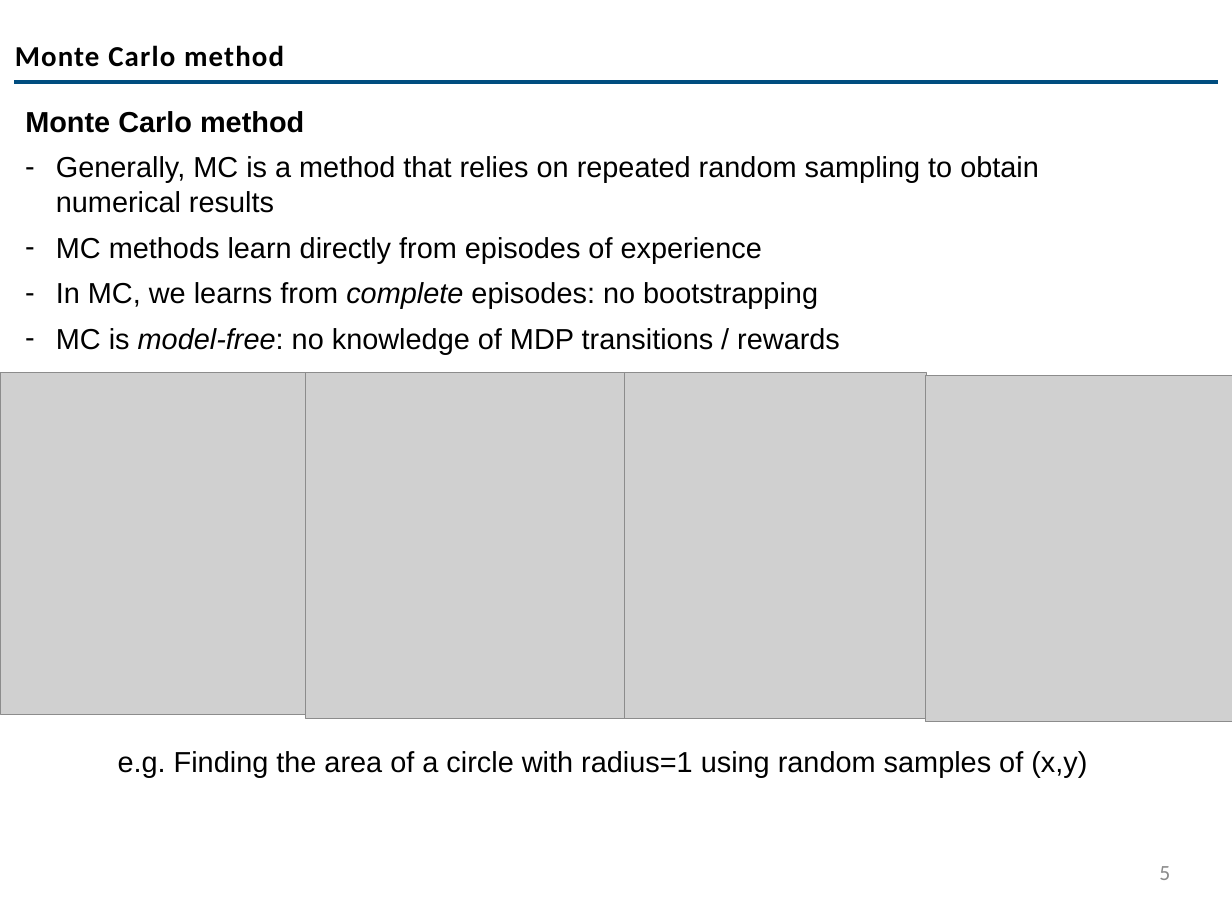
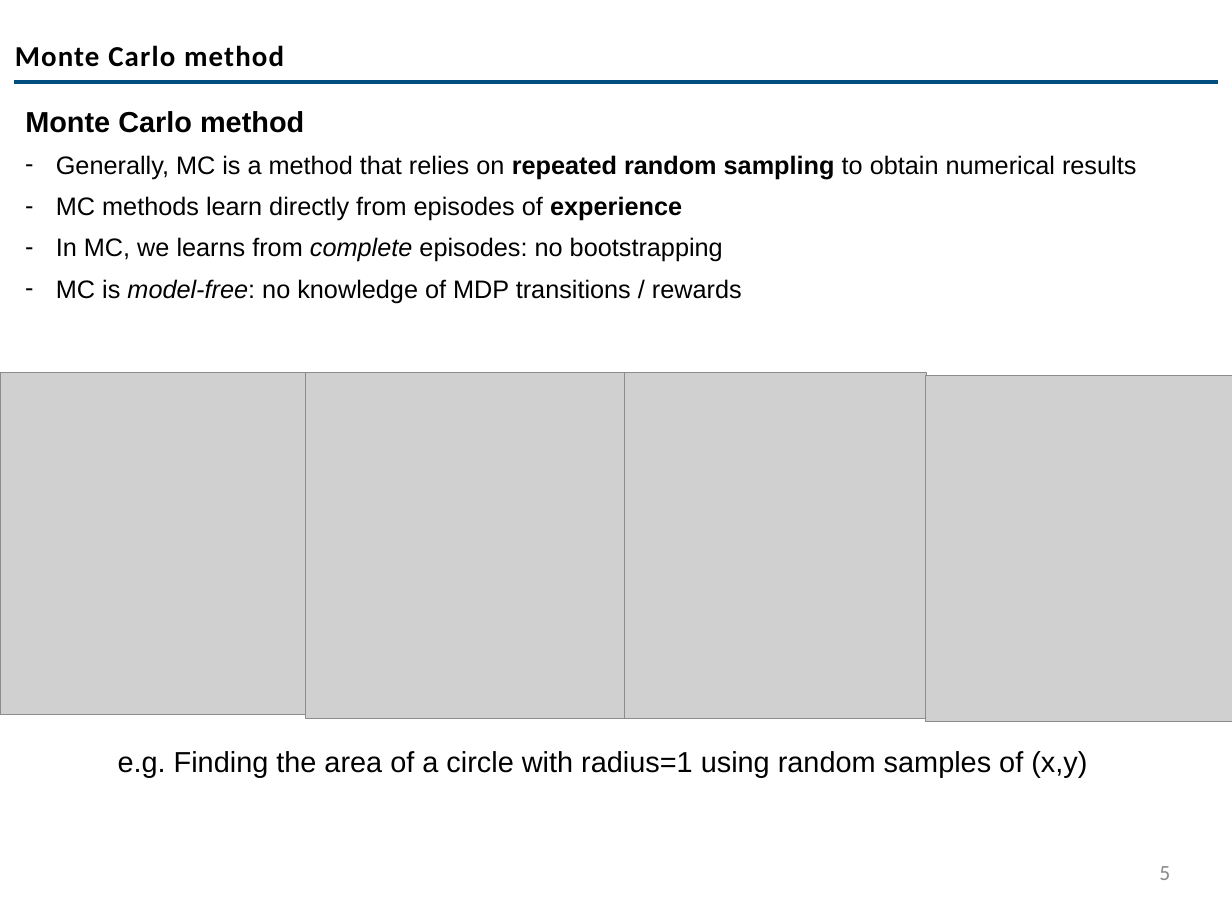
Before and after one commit to codemoo/MLCS-Internship-Program, a slide deck: slide 5 of 004 Reinforcement Learning/Introduction to RL-Part 2.pptx. Drawn at 1232x924 pixels with LibreOffice and Linux fonts; fonts in the diff are those of the drawing; grey boxes stand for pictures; background and template pictures are left out. Boxes give left, top, right and bottom in pixels: in the first picture for what was removed or moved away, otherwise in the second. Text is boxed around its words. In the diff, an @@ line names an element or a change of style, - is before the commit and + after.

```diff
--- a/004 Reinforcement Learning/Introduction to RL-Part 2.pptx
+++ b/004 Reinforcement Learning/Introduction to RL-Part 2.pptx
@@ text at <box>56,155,1136,303</box>: size 24 to 21 pt; bold on in "repeated random sampling", "experience" @@
```
Also in this commit, not shown: 2 slides added, 1 other file.
